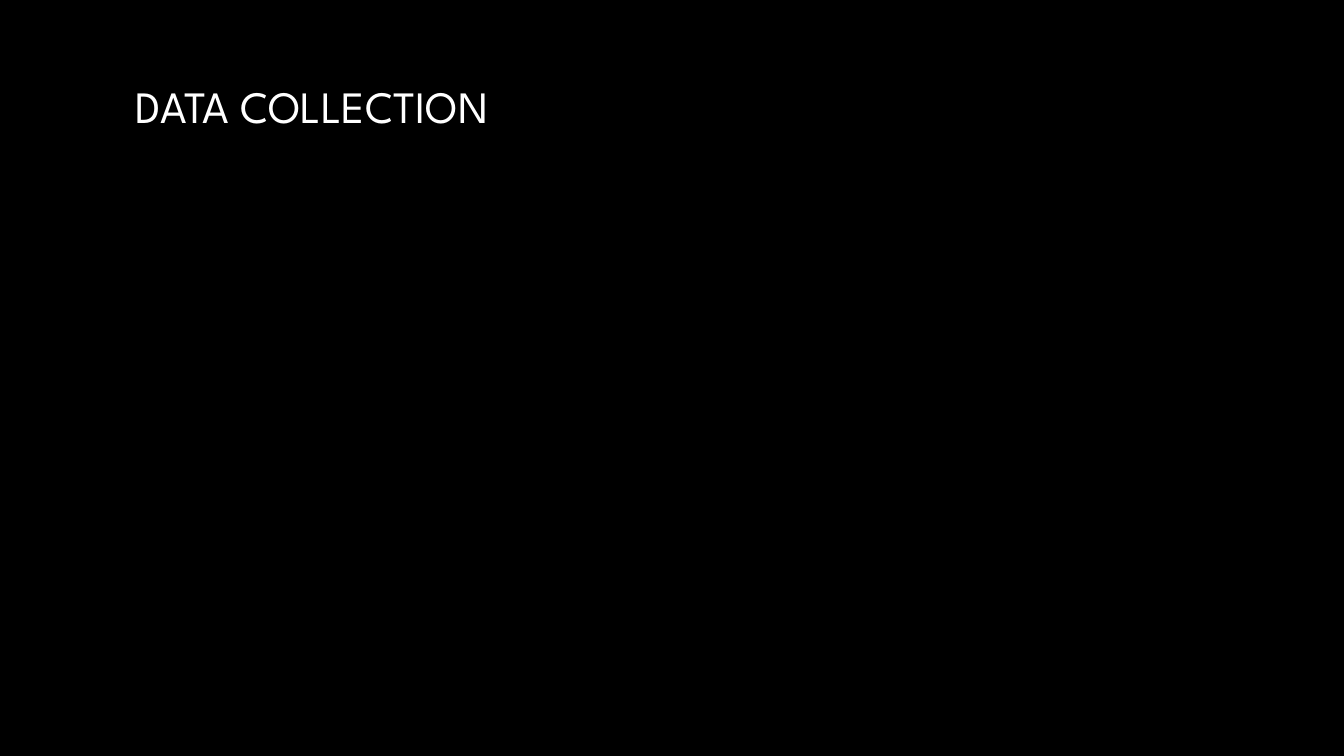
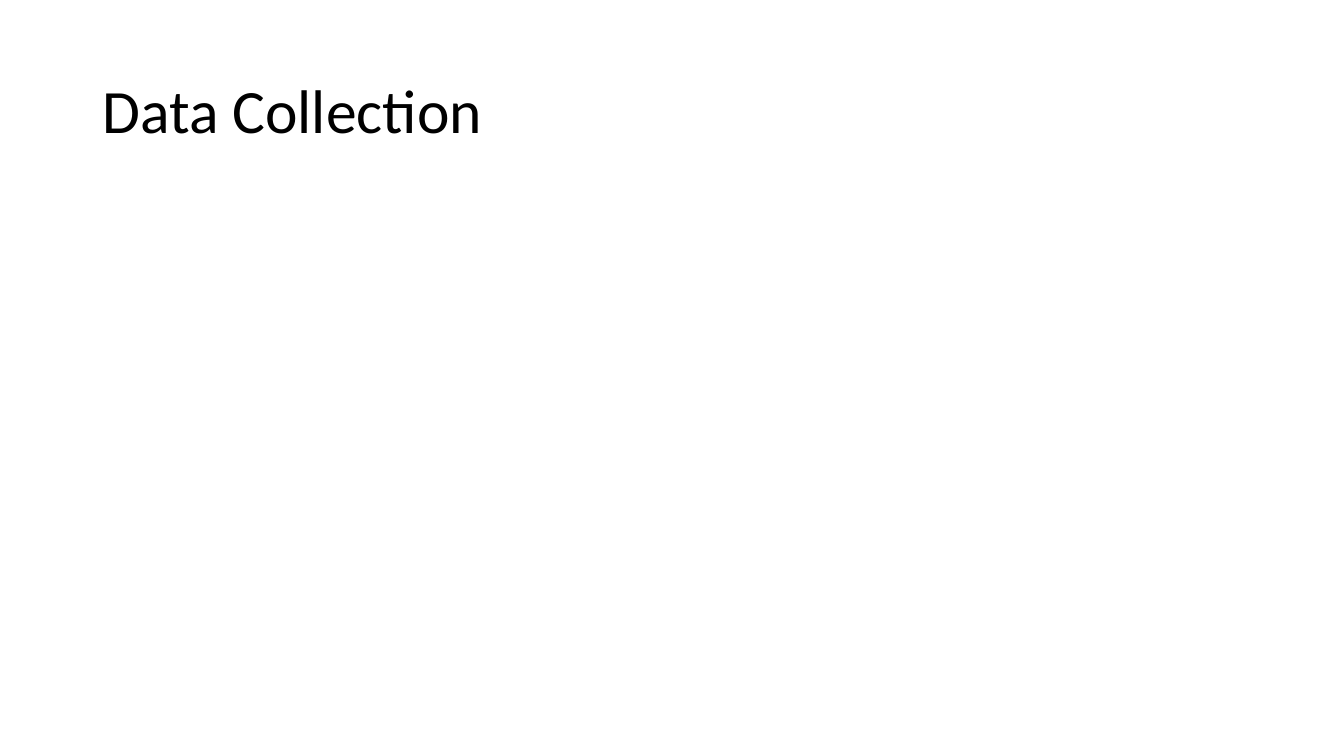
Before and after one commit to manullamas/CrimeDV, a slide deck: slide 6 of Presentation/Team5_Final.pptx. Drawn at 1344x756 pixels with LibreOffice and Linux fonts; fonts in the diff are those of the drawing; background and template pictures are left out. Boxes give left, top, right and bottom in pixels: in the first picture for what was removed or moved away, otherwise in the second. Text is boxed around its words. In the diff, an @@ line names an element or a change of style, - is before the commit and + after.

```diff
--- a/Presentation/Team5_Final.pptx
+++ b/Presentation/Team5_Final.pptx
@@ background picture (left out) to #FFFFFF @@
@@ title at [102, 90, 482, 134]: text changed; size 32 to 44 pt; font League Spartan to Calibri; text colour gradient #FFFFFF to #A6A6A6 to #000000 @@
-DATA COLLECTION
+Data Collection
```
Also in this commit, not shown: 9 other slides changed, 1 other file.
